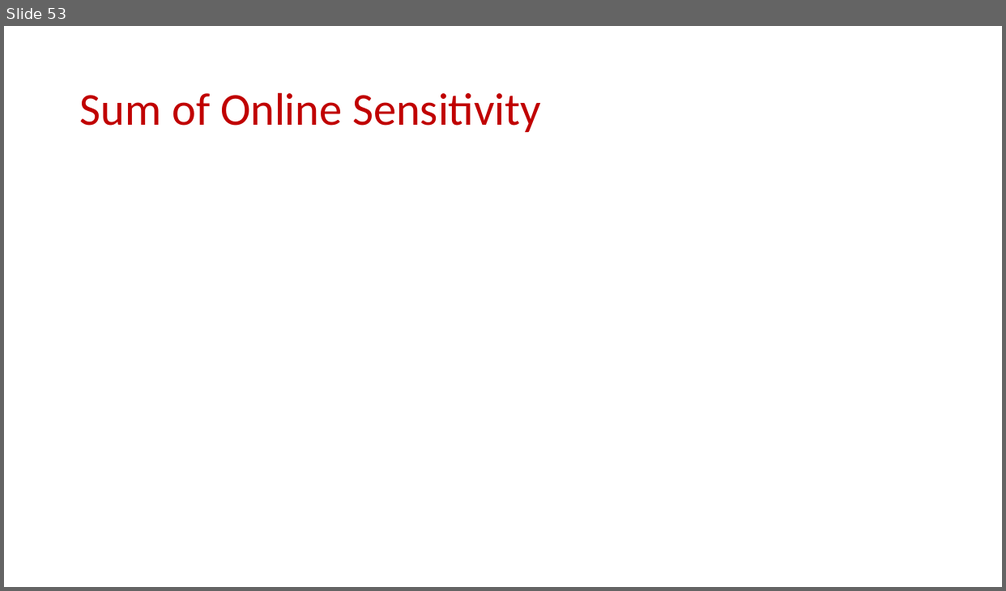
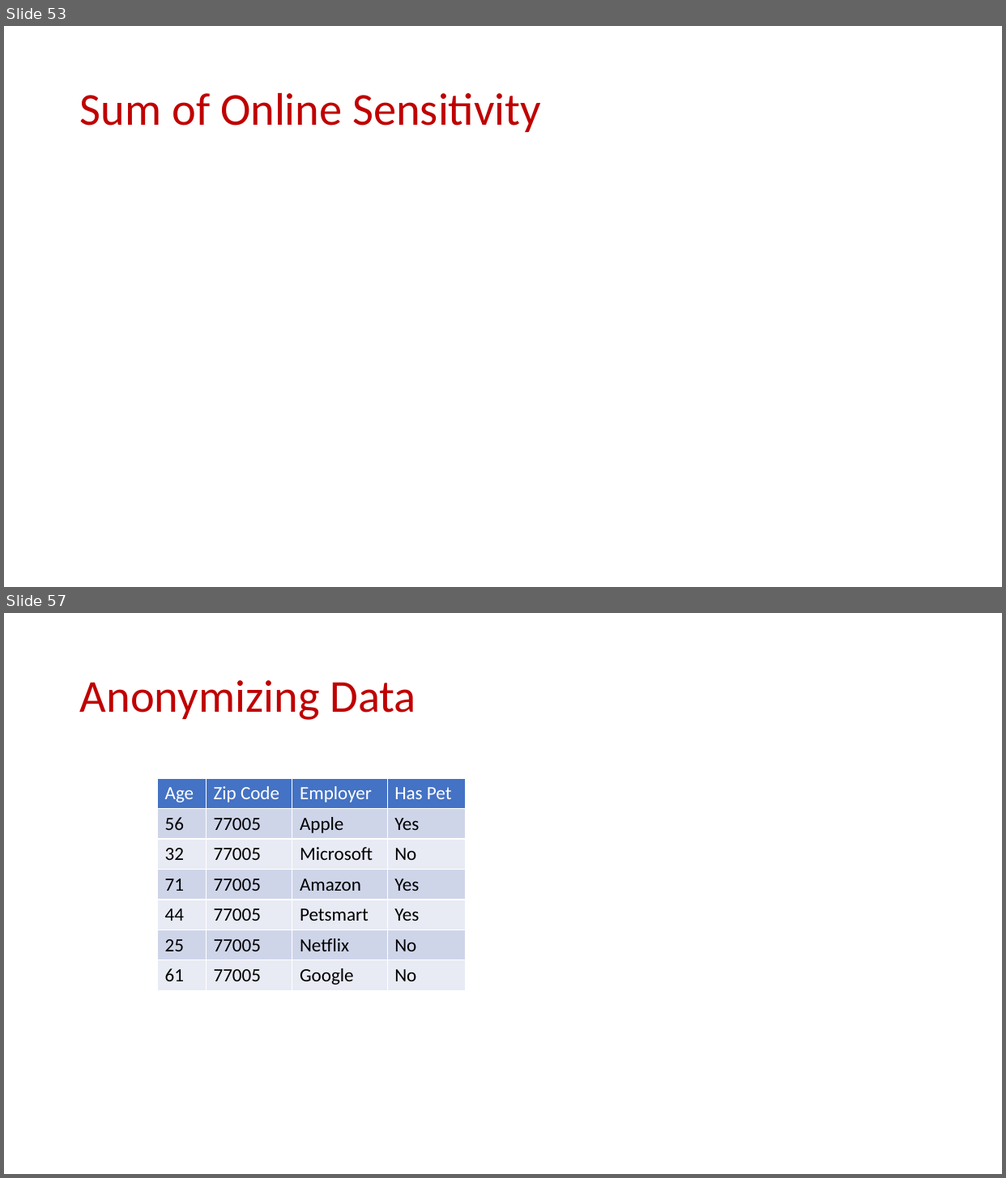
Before and after one commit to samsonzhou/samsonzhou.github.io, a slide deck: CSCE689-23/L22.pptx. Shown one above the other, each under a label of ours: slide 53 before the commit, slides 53 and 57 after it; the slides between them are not shown. The pictures are 1006x591 and 1006x1178 pixels, drawn with LibreOffice and Linux fonts; fonts in the diff are those of the drawing; grey boxes stand for pictures. Boxes give left, top, right and bottom in pixels: in the first picture for what was removed or moved away, otherwise in the second. Text is boxed around its words. In the diff, an @@ line names an element or a change of style, - is before the commit and + after.

```diff
--- a/CSCE689-23/L22.pptx
+++ b/CSCE689-23/L22.pptx
@@ slide 57 added at [4, 613, 1002, 1174], background #FFFFFF @@
@@ title added at [80, 680, 416, 720], 44 pt, text #C00000 @@
+Anonymizing Data
@@ table added at [157, 778, 466, 991], 7 rows, 4 columns @@
+Age | Zip Code | Employer | Has Pet
+56 | 77005 | Apple | Yes
+32 | 77005 | Microsoft | No
+71 | 77005 | Amazon | Yes
+44 | 77005 | Petsmart | Yes
+25 | 77005 | Netflix | No
+61 | 77005 | Google | No
```
Also in this commit, not shown: 20 other slides added.
